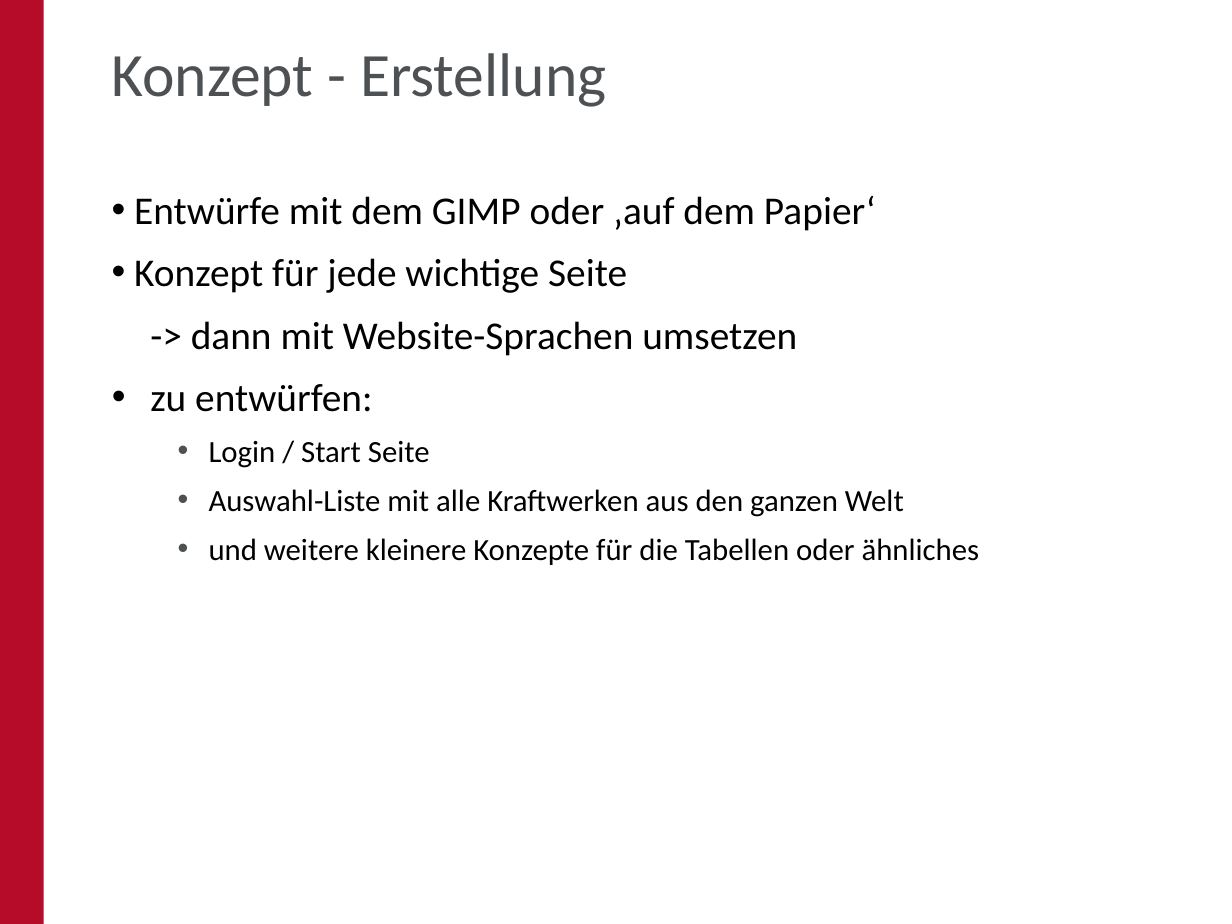
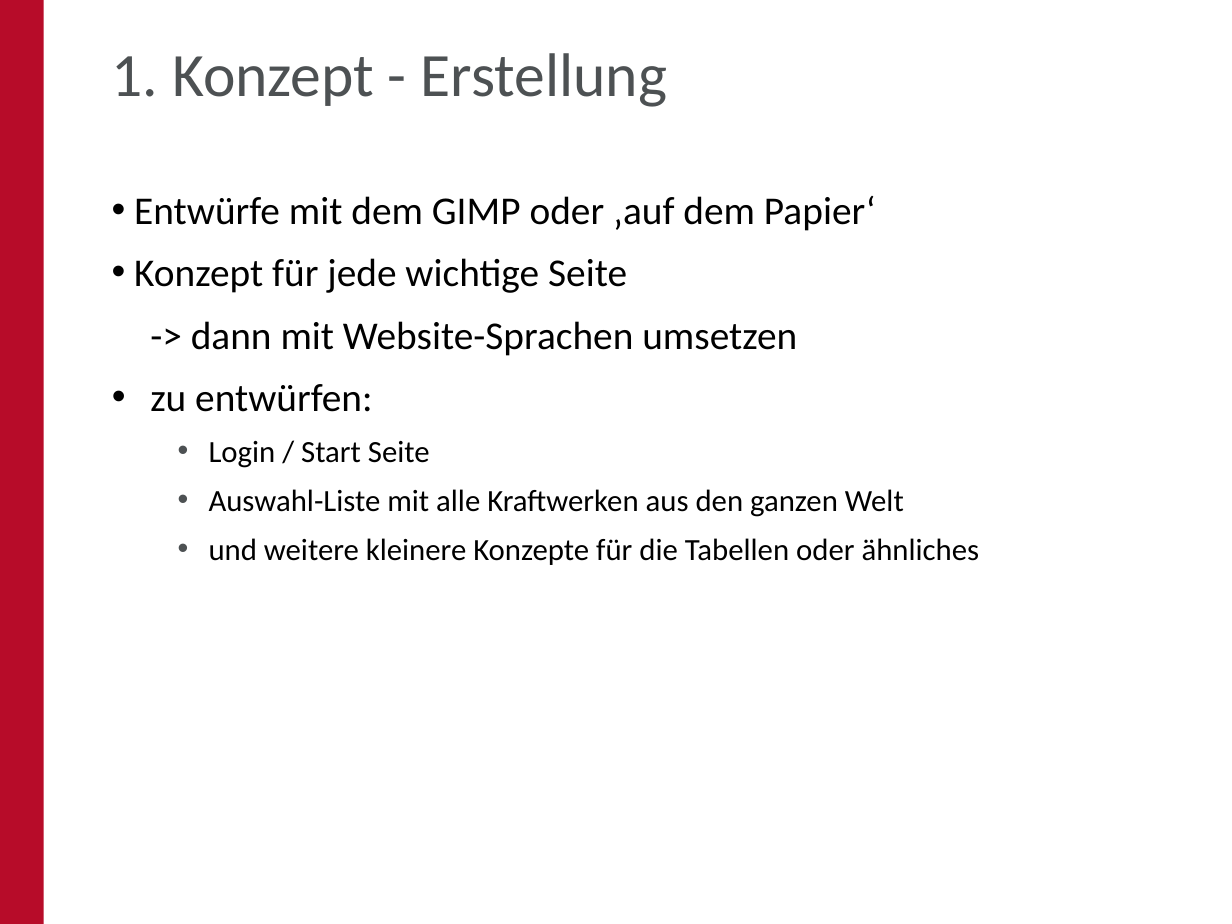
Before and after one commit to oskar-engler/praktikumsbericht, a slide deck: slide 5 of Bericht/PPT/Website - Analytic Tools.pptx. Drawn at 1232x924 pixels with LibreOffice and Linux fonts; fonts in the diff are those of the drawing; background and template pictures are left out. Boxes give left, top, right and bottom in pixels: in the first picture for what was removed or moved away, otherwise in the second. Text is boxed around its words. In the diff, an @@ line names an element or a change of style, - is before the commit and + after.

```diff
--- a/Bericht/PPT/Website - Analytic Tools.pptx
+++ b/Bericht/PPT/Website - Analytic Tools.pptx
@@ title at <box>112,53,667,107</box>: text changed @@
-Konzept - Erstellung
+1. Konzept - Erstellung
```
Also in this commit, not shown: 21 other slides changed, 1 slide added, 22 other files.
